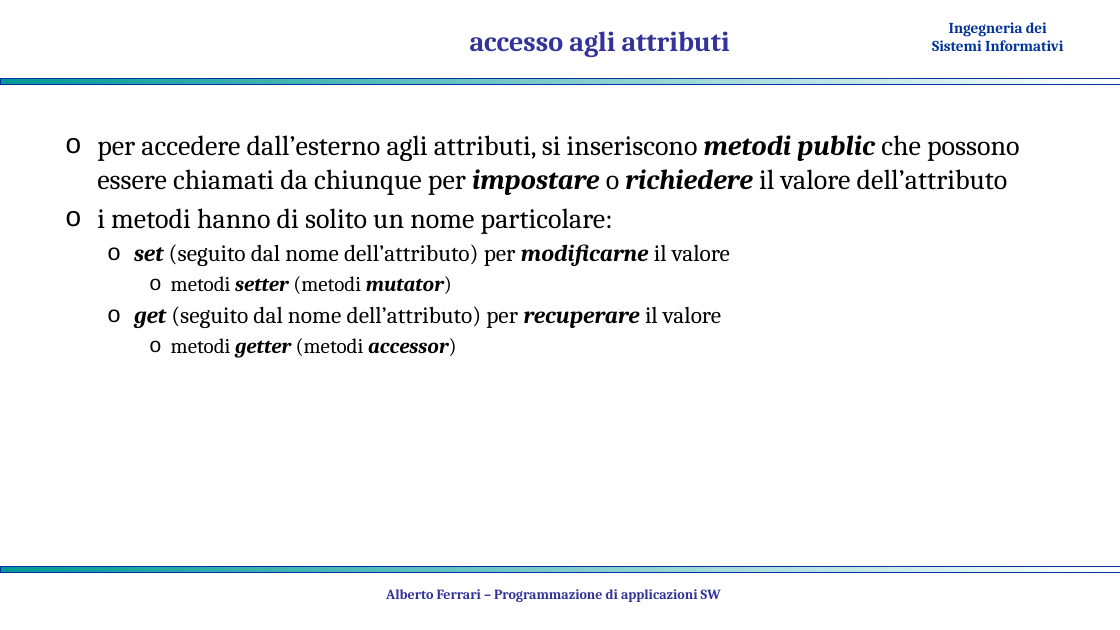
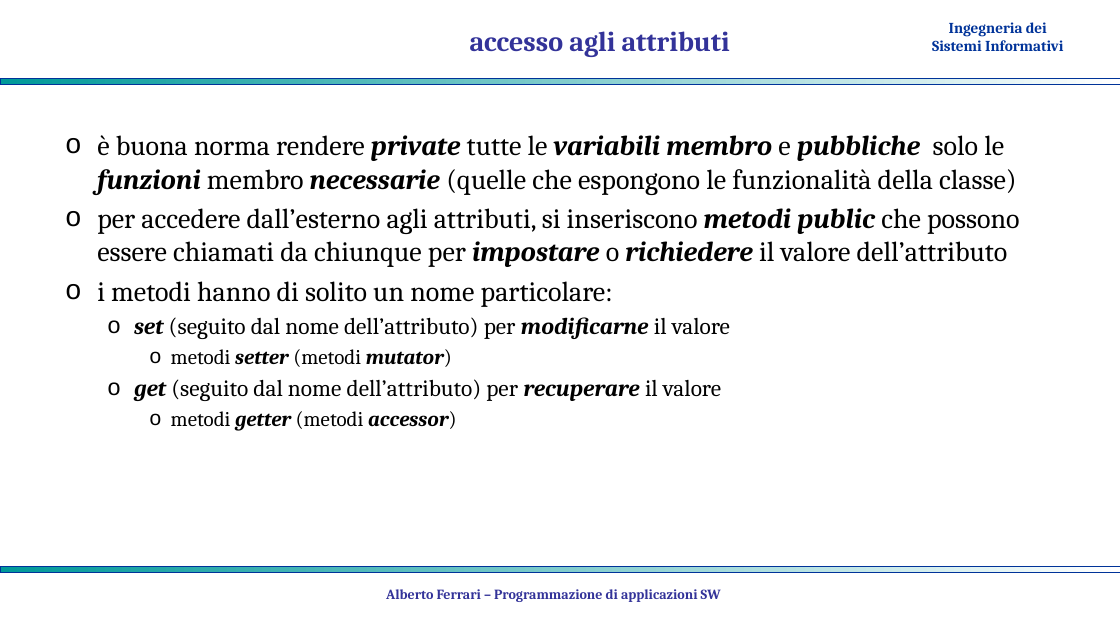
Before and after one commit to albertoferrari/pasw, a slide deck: slide 20 of lezioni/PASW04 - object oriented programming.pptx. Drawn at 1120x630 pixels with LibreOffice and Linux fonts; fonts in the diff are those of the drawing; background and template pictures are left out. Boxes give left, top, right and bottom in pixels: in the first picture for what was removed or moved away, otherwise in the second. Text is boxed around its words. In the diff, an @@ line names an element or a change of style, - is before the commit and + after.

```diff
--- a/lezioni/PASW04 - object oriented programming.pptx
+++ b/lezioni/PASW04 - object oriented programming.pptx
@@ text at [97, 135, 1017, 195]: paragraph added @@
+o è buona norma rendere private tutte le variabili membro e pubbliche solo le funzioni membro necessarie (quelle che espongono le funzionalità della classe)
```
Also in this commit, not shown: 1 other slide changed, 3 slides added, 1 other file.
